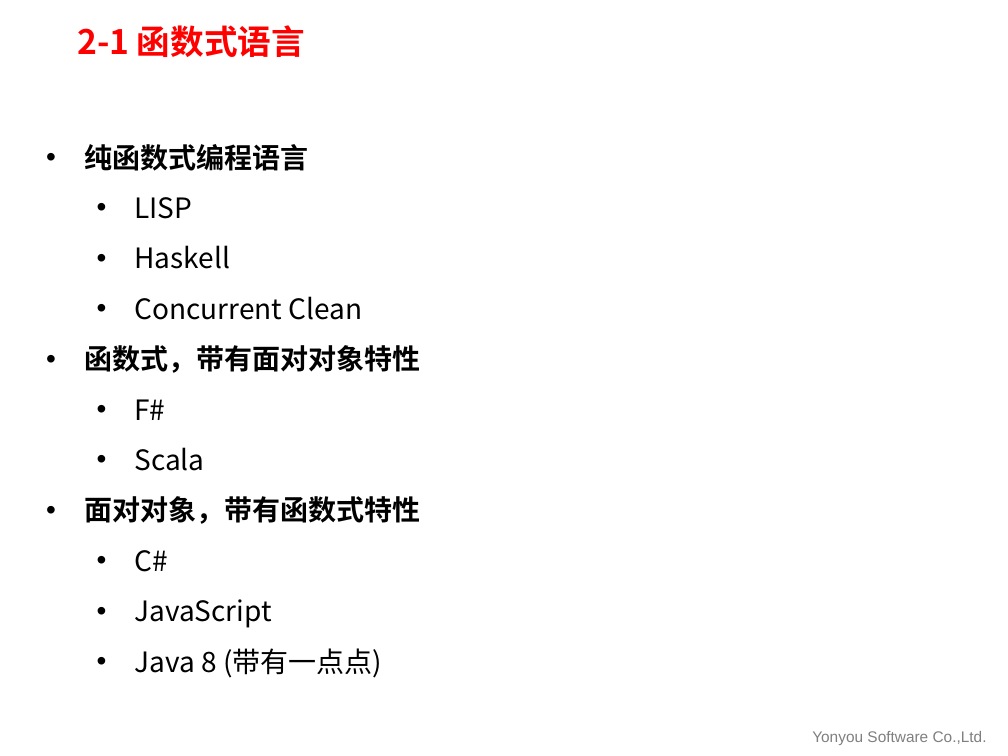
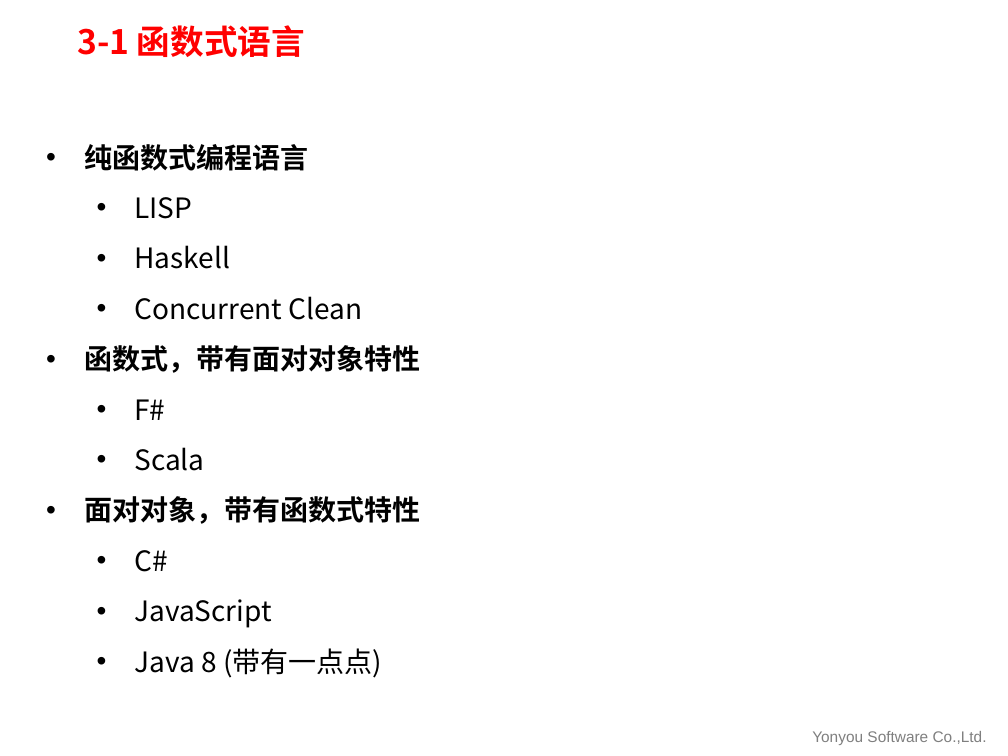
Before and after one commit to U8PLAT/Functional-programming-and-parallel-computing, a slide deck: slide 9 of 函数式语言与并行计算.pptx. Drawn at 1008x756 pixels with LibreOffice and Linux fonts; fonts in the diff are those of the drawing; background and template pictures are left out. Boxes give left, top, right and bottom in pixels: in the first picture for what was removed or moved away, otherwise in the second. Text is boxed around its words. In the diff, an @@ line names an element or a change of style, - is before the commit and + after.

```diff
--- a/函数式语言与并行计算.pptx
+++ b/函数式语言与并行计算.pptx
@@ title at box(77, 25, 305, 57): text changed @@
-2-1 函数式语言
+3-1 函数式语言
```
Also in this commit, not shown: 16 other slides changed.
